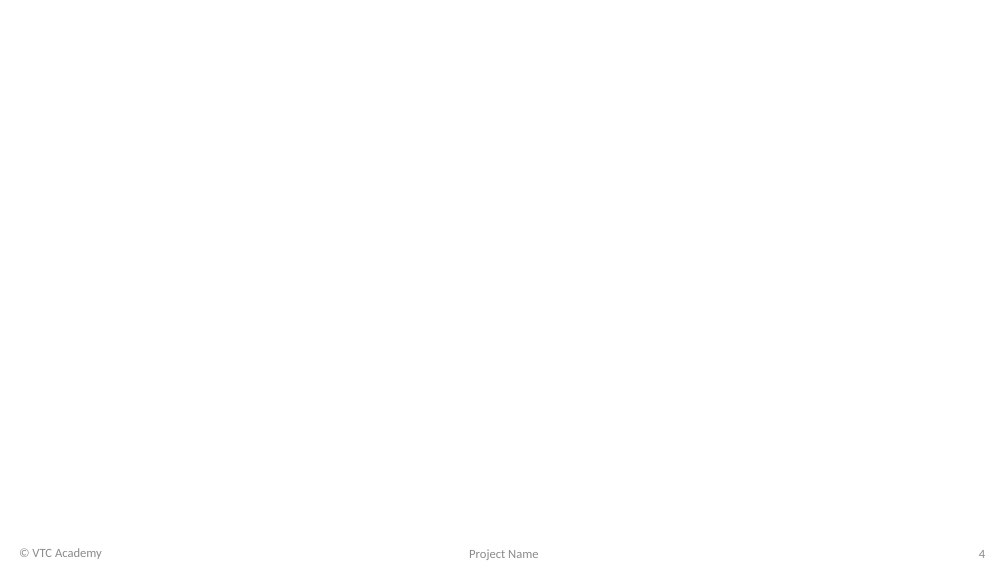
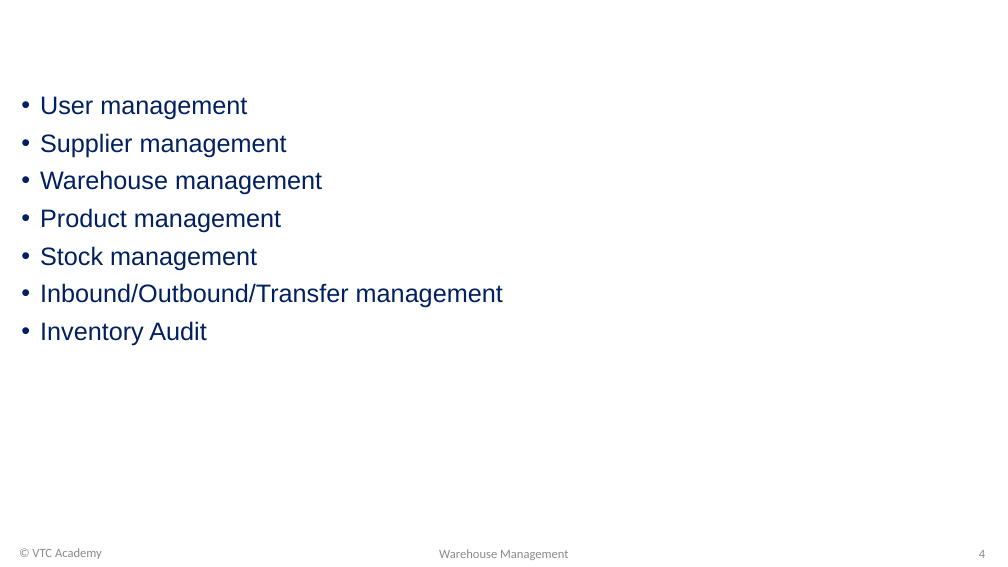
Before and after one commit to MinhMeo412/quan_ly_kho_hang, a slide deck: slide 4 of docs/ProjectReport/ProjectSlide.pptx. Drawn at 1008x567 pixels with LibreOffice and Linux fonts; fonts in the diff are those of the drawing; background and template pictures are left out. Boxes give left, top, right and bottom in pixels: in the first picture for what was removed or moved away, otherwise in the second. Text is boxed around its words. In the diff, an @@ line names an element or a change of style, - is before the commit and + after.

```diff
--- a/docs/ProjectReport/ProjectSlide.pptx
+++ b/docs/ProjectReport/ProjectSlide.pptx
@@ text added at [40, 96, 503, 346], 24 pt, text #002060 @@
+• User management
+• Supplier management
+• Warehouse management
+• Product management
+• Stock management
+• Inbound/Outbound/Transfer management
+• Inventory Audit
@@ text at [439, 549, 568, 560]: text changed @@
-Project Name
+Warehouse Management
```
Also in this commit, not shown: 6 other slides changed, 1 slide removed.
